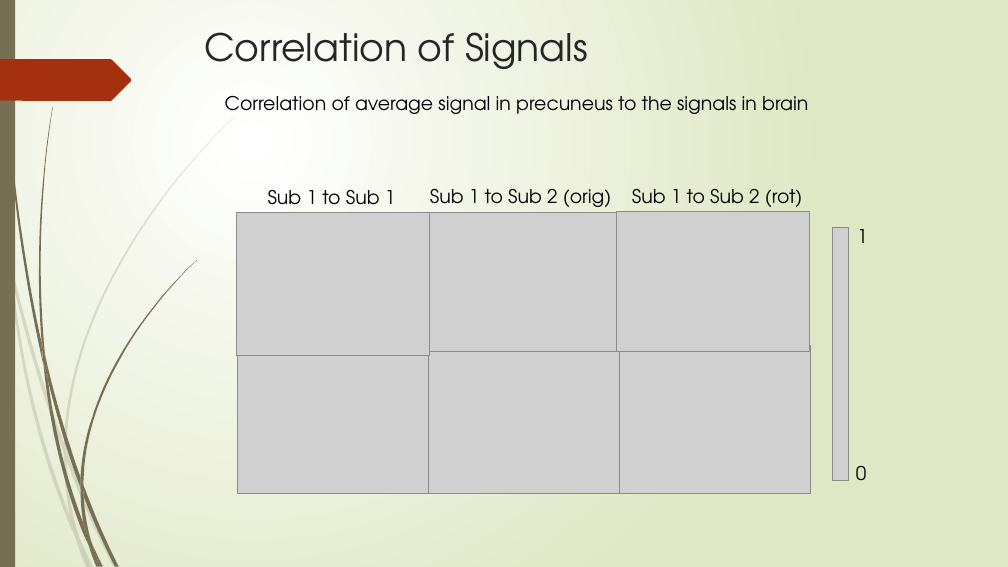
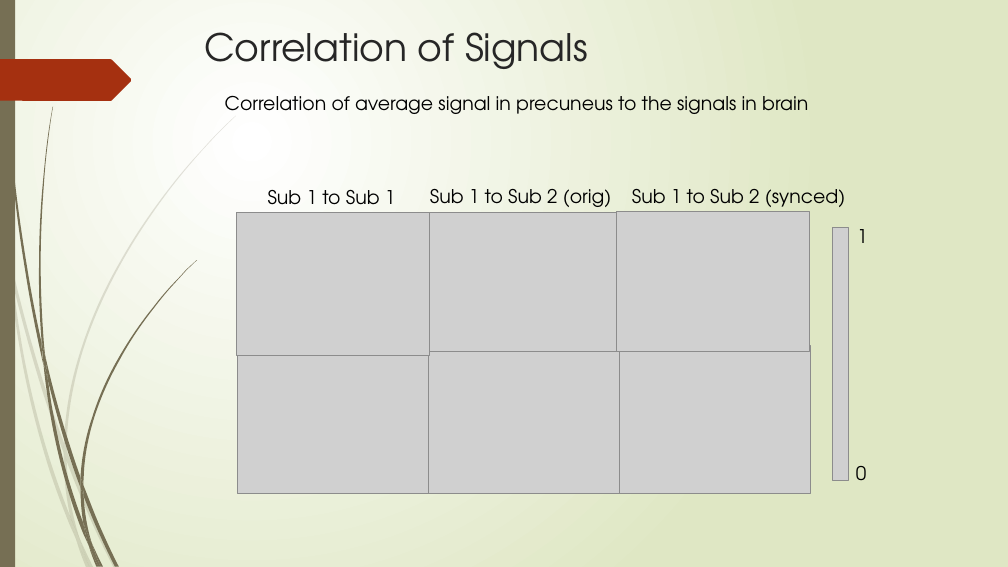
Before and after one commit to ajoshiusc/cortical_parcellation, a slide deck: slide 8 of docs/brain_sync.pptx. Drawn at 1008x567 pixels with LibreOffice and Linux fonts; fonts in the diff are those of the drawing; grey boxes stand for pictures. Boxes give left, top, right and bottom in pixels: in the first picture for what was removed or moved away, otherwise in the second. Text is boxed around its words. In the diff, an @@ line names an element or a change of style, - is before the commit and + after.

```diff
--- a/docs/brain_sync.pptx
+++ b/docs/brain_sync.pptx
@@ text at [632,189,845,212]: text changed @@
-Sub 1 to Sub 2 (rot)
+Sub 1 to Sub 2 (synced)
```
Also in this commit, not shown: 6 other slides changed, 4 slides added, 1 other file.
